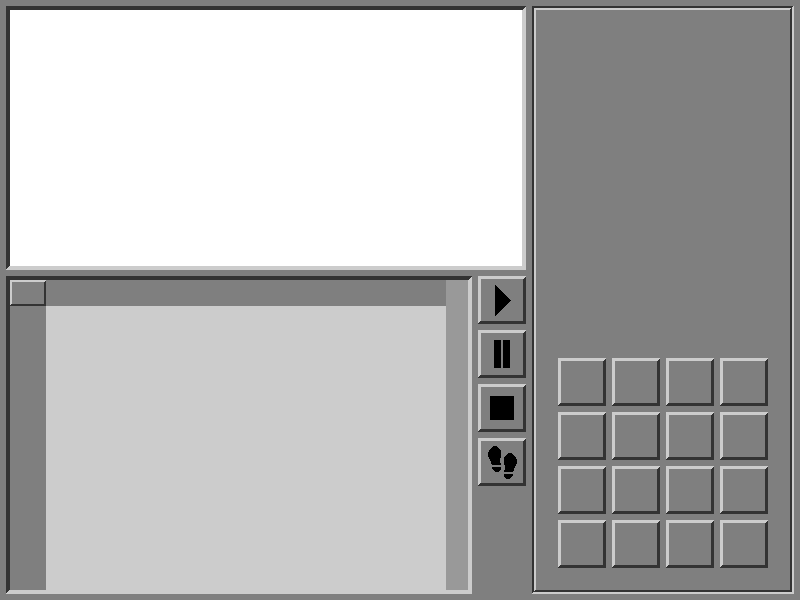
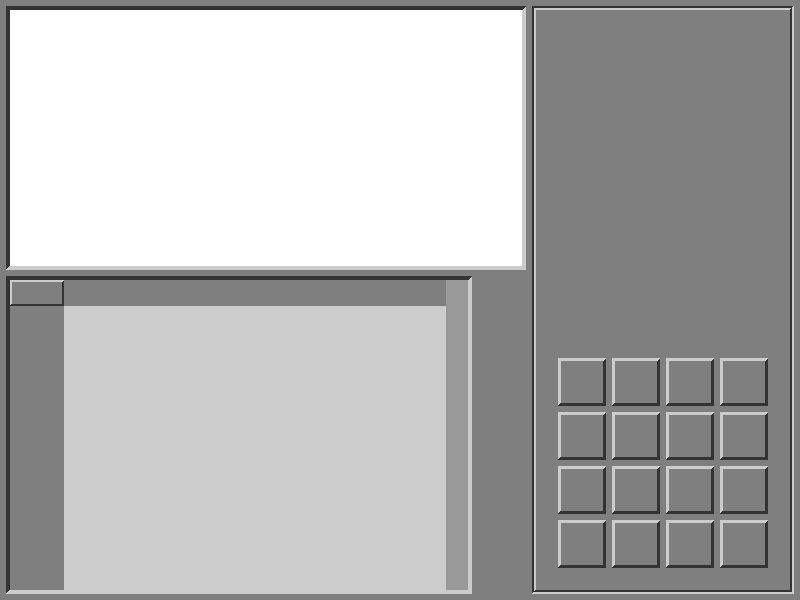
Two versions of the same layered image (800x600). Layer-by-layer changes:
hid group "Run" (3 layers) over bbox(478, 276, 526, 324)
hid group "Pause" (3 layers) over bbox(478, 330, 526, 378)
hid group "Stop" (3 layers) over bbox(478, 384, 526, 432)
hid group "Step" (3 layers) over bbox(478, 438, 526, 486)
painted on "Background" over bbox(44, 280, 64, 590)
